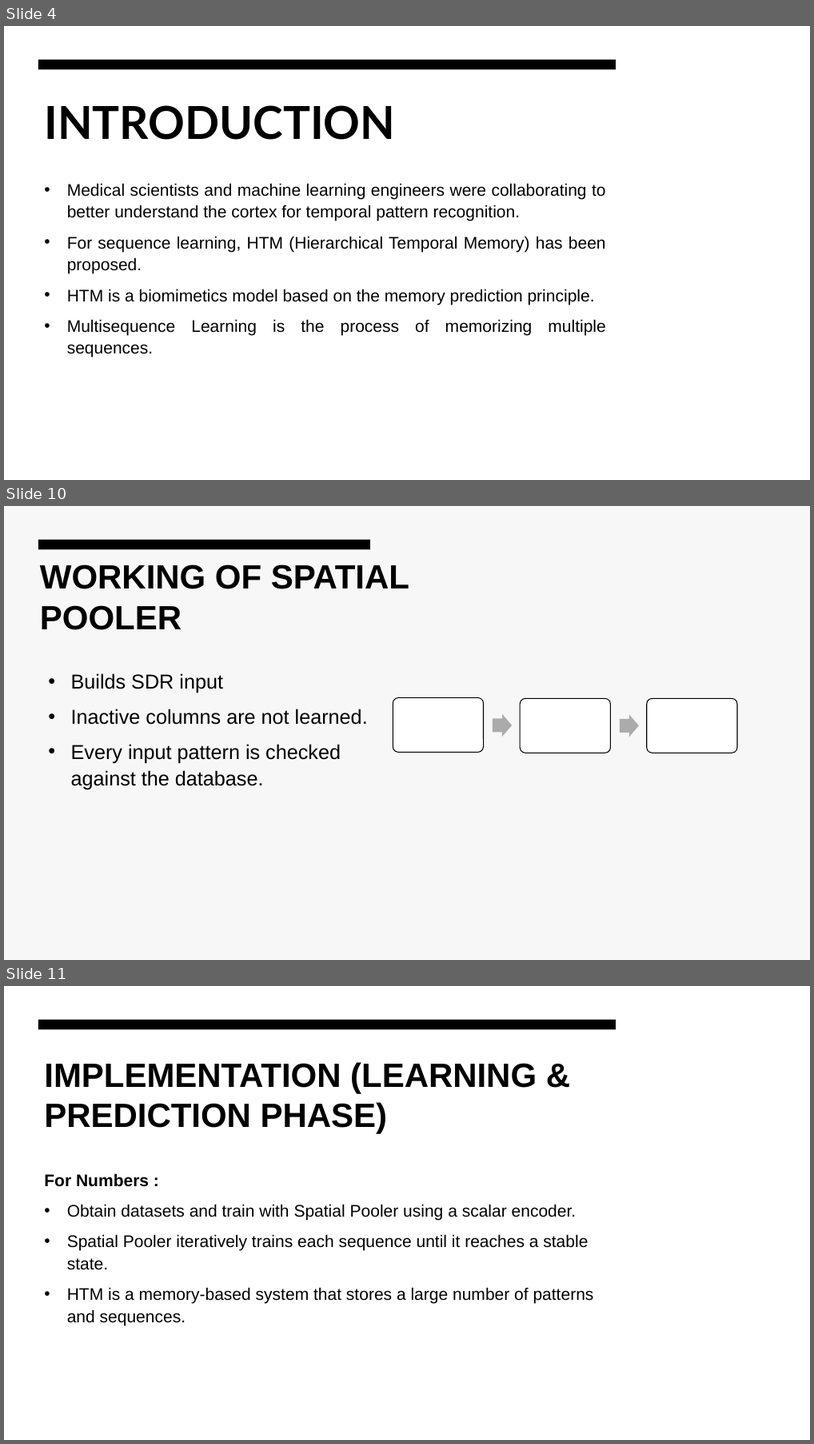
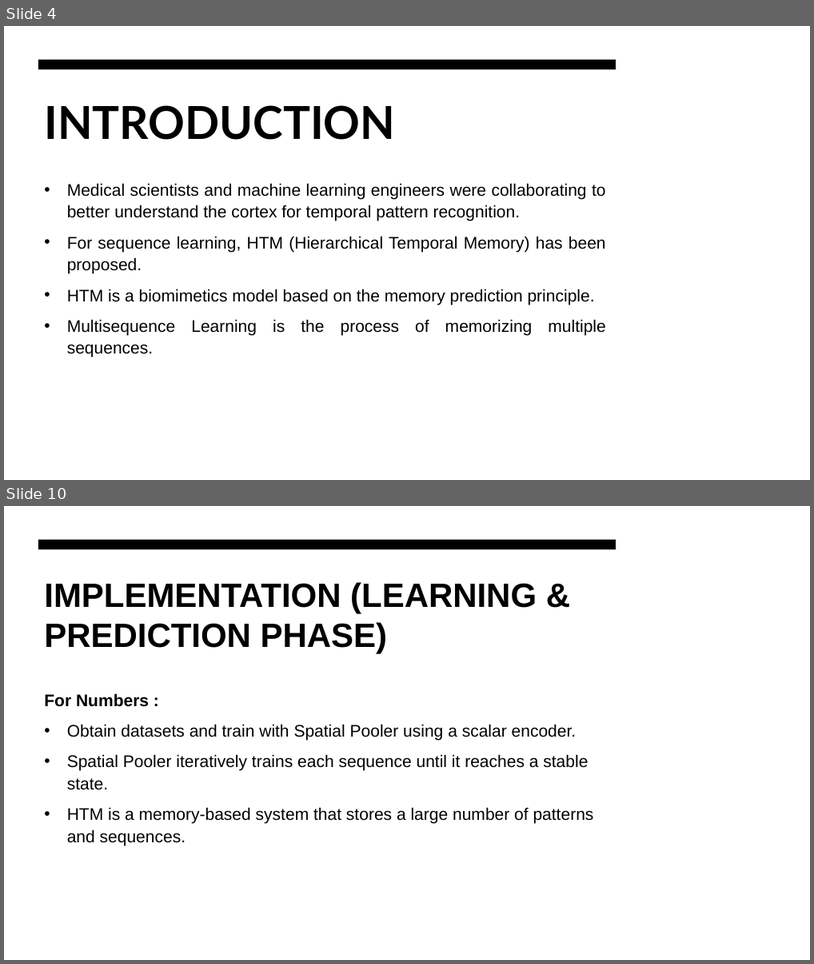
Before and after one commit to faizmohammedkhan7/neocortexapi, a slide deck: source/MySEProject/Documentation/ML-22-23-15 Approve Prediction of Multisequence Learning .pptx. Shown one above the other, each under a label of ours: slides 4, 10 and 11 before the commit, slides 4 and 10 after it; the slides between them are not shown. The pictures are 814x1444 and 814x964 pixels, drawn with LibreOffice and Linux fonts; fonts in the diff are those of the drawing. Boxes give left, top, right and bottom in pixels: in the first picture for what was removed or moved away, otherwise in the second. Text is boxed around its words. In the diff, an @@ line names an element or a change of style, - is before the commit and + after.

```diff
--- a/source/MySEProject/Documentation/ML-22-23-15 Approve Prediction of Multisequence Learning .pptx
+++ b/source/MySEProject/Documentation/ML-22-23-15 Approve Prediction of Multisequence Learning .pptx
@@ slide 10 removed at (4,506,810,960), background #F7F7F7 @@
@@ rectangle removed at (38,540,370,549) @@
@@ title removed at (40,564,410,630) @@
-WORKING OF SPATIAL POOLER
@@ text removed at (71,673,368,790) @@
-• Builds SDR input
-• Inactive columns are not learned.
-• Every input pattern is checked against the database.
@@ group removed at (393,698,738,753): 3 rounded rectangles, 2 right arrows @@
@@ what was slide 11 is now slide 10 @@
```
Also in this commit, not shown: 6 slides changed, 1 slide added.
